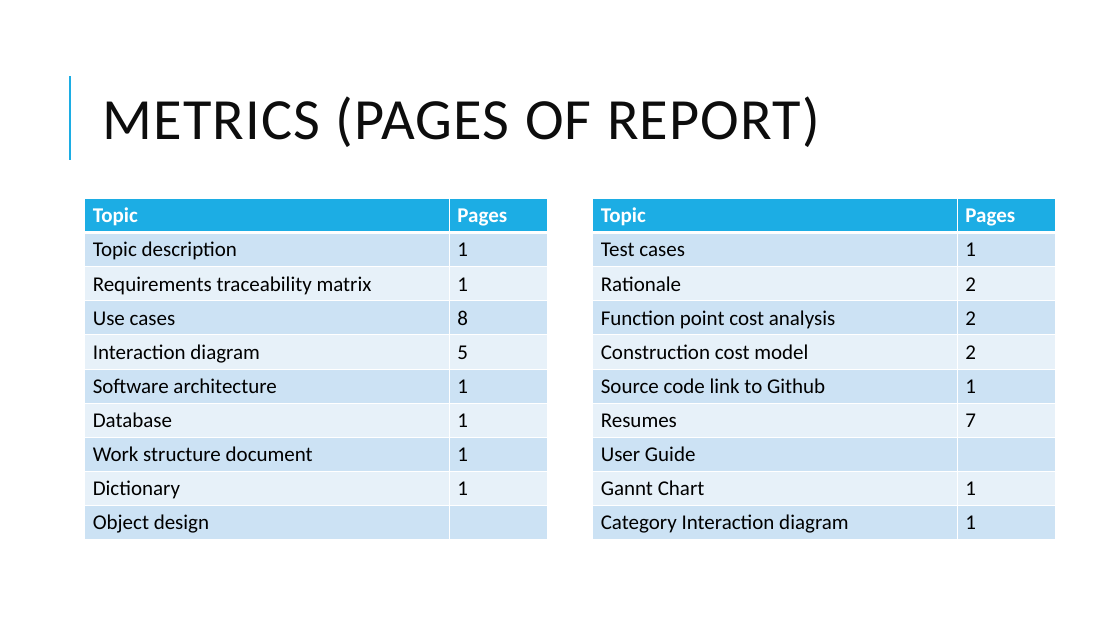
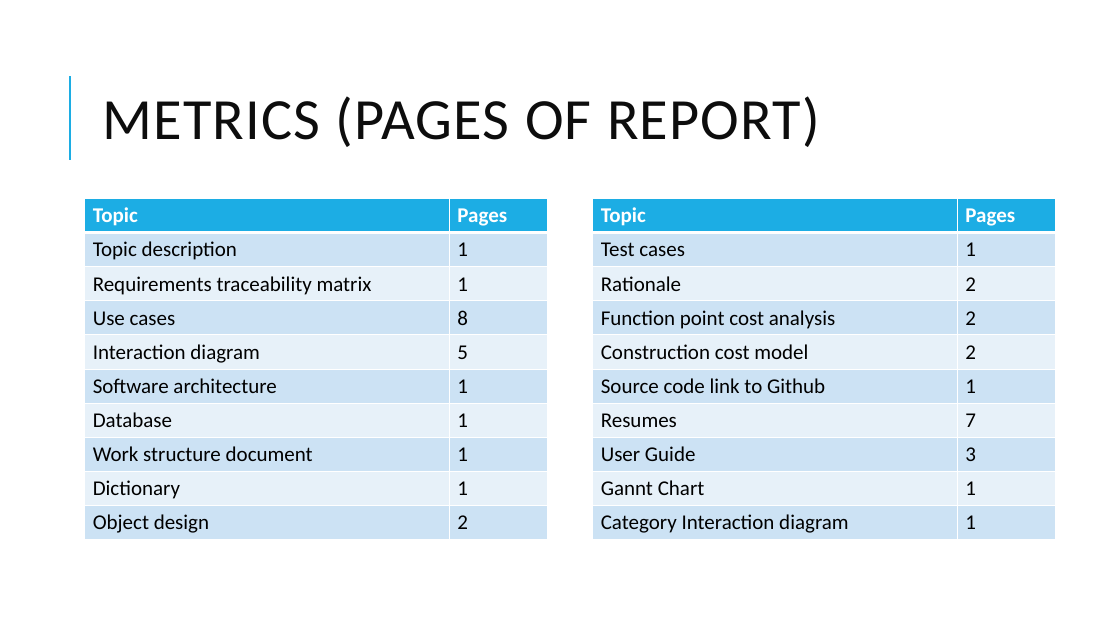
Before and after one commit to MengyuanZhu/SoftwareEngineering, a slide deck: slide 12 of Presentation.pptx. Drawn at 1120x630 pixels with LibreOffice and Linux fonts; fonts in the diff are those of the drawing. Boxes give left, top, right and bottom in pixels: in the first picture for what was removed or moved away, otherwise in the second. Text is boxed around its words. In the diff, an @@ line names an element or a change of style, - is before the commit and + after.

```diff
--- a/Presentation.pptx
+++ b/Presentation.pptx
@@ table at (x1=84, y1=199, x2=547, y2=537) @@
-row 10, column 2: 
+row 10, column 2: 2
@@ table at (x1=592, y1=199, x2=1055, y2=537) @@
-row 8, column 2: 
+row 8, column 2: 3
```
Also in this commit, not shown: 8 other slides changed, 1 slide added.
